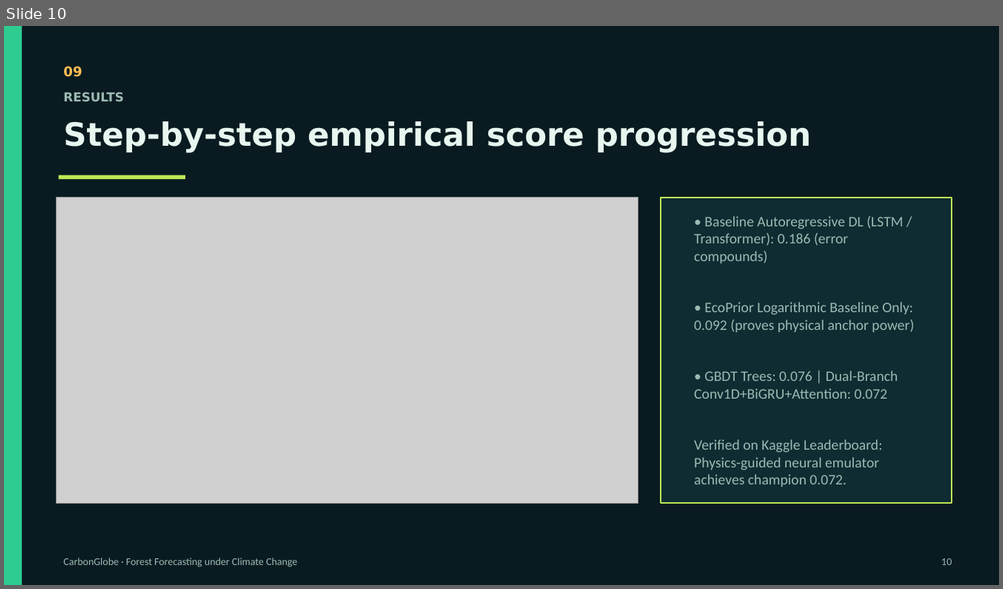
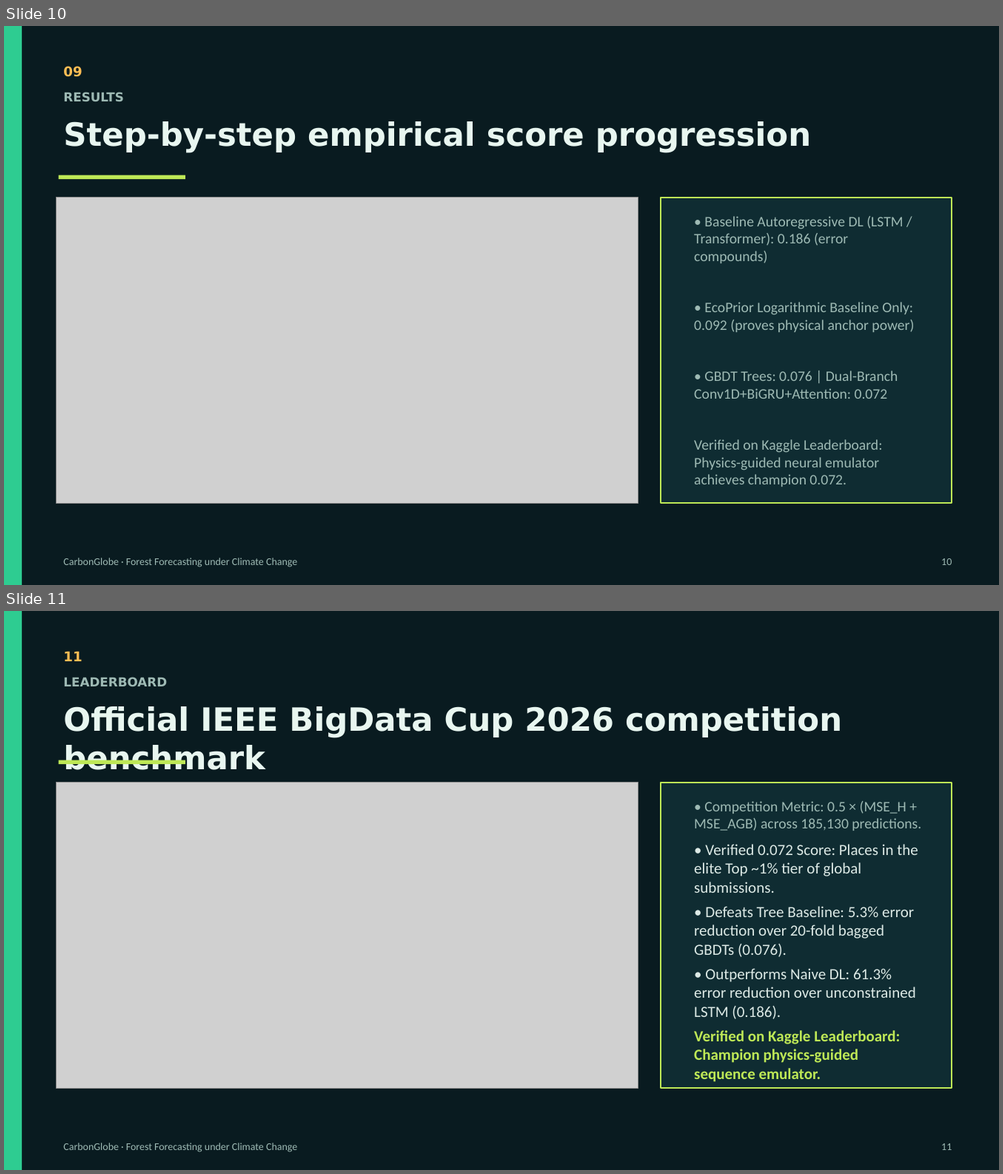
Before and after one commit to bharathk572/CarbonGlobe-AI-Emulation, a slide deck: CarbonGlobe_Presentation.pptx. Shown one above the other, each under a label of ours: slide 10 before the commit, slides 10 and 11 after it. The pictures are 1003x589 and 1003x1174 pixels, drawn with LibreOffice and Linux fonts; fonts in the diff are those of the drawing; grey boxes stand for pictures. Boxes give left, top, right and bottom in pixels: in the first picture for what was removed or moved away, otherwise in the second. Text is boxed around its words. In the diff, an @@ line names an element or a change of style, - is before the commit and + after.

Commit message:
Update presentation: Add dedicated Leaderboard Benchmark slide (Slide 11)

```diff
--- a/CarbonGlobe_Presentation.pptx
+++ b/CarbonGlobe_Presentation.pptx
@@ slide 11 added at bbox=[4, 611, 999, 1170], background #091B20 @@
@@ rectangle added at bbox=[4, 611, 22, 1170], fill #2ECC91 @@
@@ text added at bbox=[63, 651, 82, 661], 13 pt, text #FFBE54, bold @@
+11
@@ text added at bbox=[63, 677, 167, 686], 12 pt, text #9EBAB4, bold @@
+LEADERBOARD
@@ text added at bbox=[63, 706, 842, 770], 31 pt, text #E8F6F0, bold @@
+Official IEEE BigData Cup 2026 competition benchmark
@@ rectangle added at bbox=[59, 760, 185, 765], fill #BEE856 @@
@@ picture added at bbox=[57, 783, 638, 1088] @@
@@ rectangle added at bbox=[660, 783, 951, 1088], fill #0F2C32, outline #BEE856 1.5 pt @@
@@ text added at bbox=[694, 801, 921, 1063], 15 pt, text #DCE9E5 @@
+• Competition Metric: 0.5 × (MSE_H + MSE_AGB) across 185,130 predictions.
+• Verified 0.072 Score: Places in the elite Top ~1% tier of global submissions.
+• Defeats Tree Baseline: 5.3% error reduction over 20-fold bagged GBDTs (0.076).
+• Outperforms Naive DL: 61.3% error reduction over unconstrained LSTM (0.186).
+Verified on Kaggle Leaderboard: Champion physics-guided sequence emulator.
@@ text added at bbox=[63, 1143, 297, 1153], 10 pt, text #9EBAB4 @@
+CarbonGlobe · Forest Forecasting under Climate Change
@@ text added at bbox=[941, 1144, 951, 1150], 10 pt, text #9EBAB4 @@
+11
```
